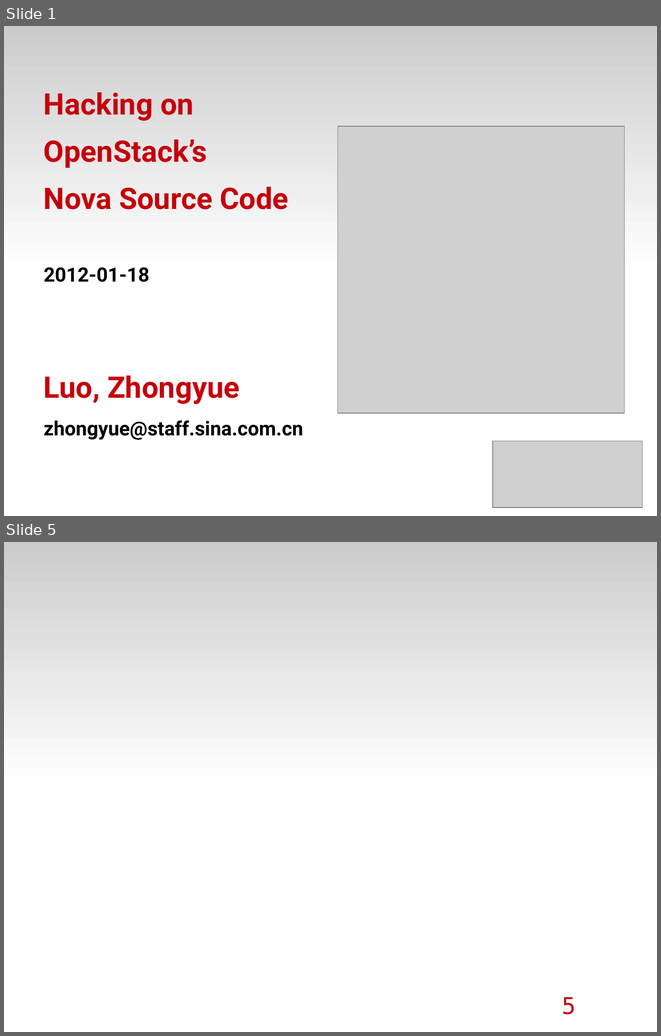
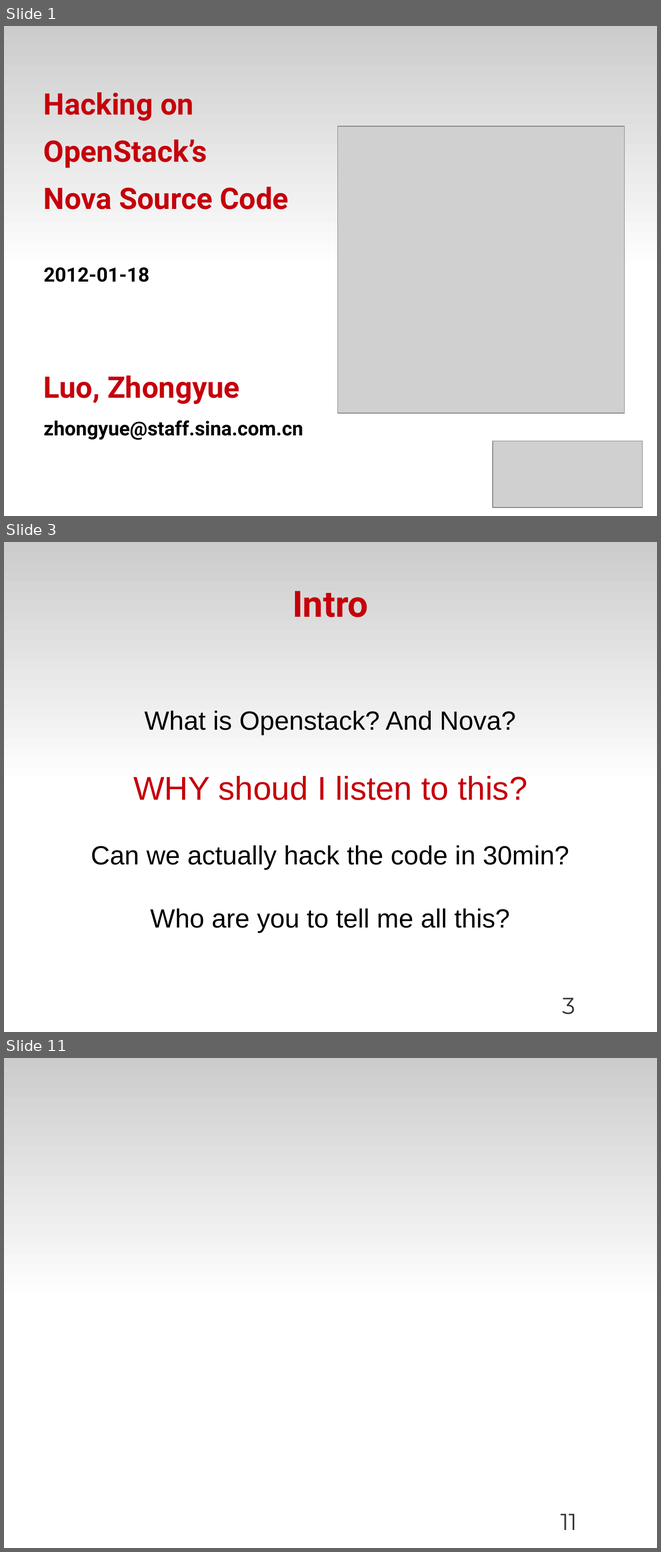
Before and after one commit to zyluo/talk-COSUG-2012, a slide deck: COSUG-2012.odp. Shown one above the other, each under a label of ours: slides 1 and 5 before the commit, slides 1, 3 and 11 after it; the slides between them are not shown. The pictures are 661x1036 and 661x1552 pixels, drawn with LibreOffice and Linux fonts; fonts in the diff are those of the drawing; grey boxes stand for pictures; background and template pictures are left out. Boxes give left, top, right and bottom in pixels: in the first picture for what was removed or moved away, otherwise in the second. Text is boxed around its words. In the diff, an @@ line names an element or a change of style, - is before the commit and + after.

```diff
--- a/COSUG-2012.odp
+++ b/COSUG-2012.odp
@@ slide 3 added at [4,542,657,1032], background #FFFFFF; not listed: 1 template element that a slide beside it also shows @@
@@ title added at [292,591,368,617], 44 pt, text #C5000B, bold @@
+Intro
@@ subtitle added at [91,711,569,932], 32 pt, text #000000 @@
+What is Openstack? And Nova?
+WHY shoud I listen to this?
+Can we actually hack the code in 30min?
+Who are you to tell me all this?
@@ page number added at [562,997,575,1014], 28 pt, text #333333 @@
+3
@@ what was slide 5 is now slide 11 @@
@@ page number at [560,1513,577,1530]: text changed; font DejaVu Sans Mono to Montserrat; text colour #C5000B to #333333 @@
-5
+11
```
Also in this commit, not shown: 2 slides changed, 8 other slides added, 6 slides removed.
